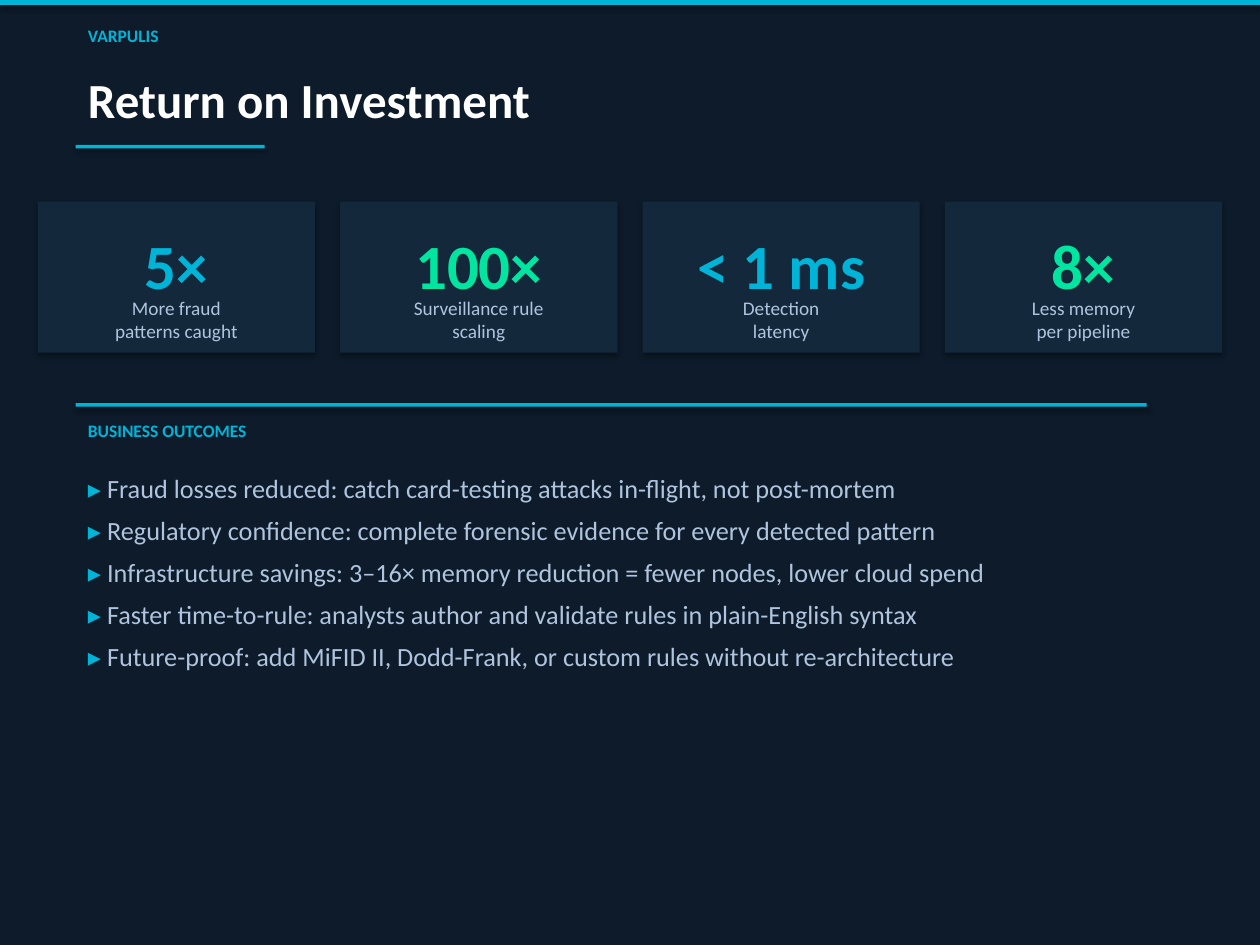
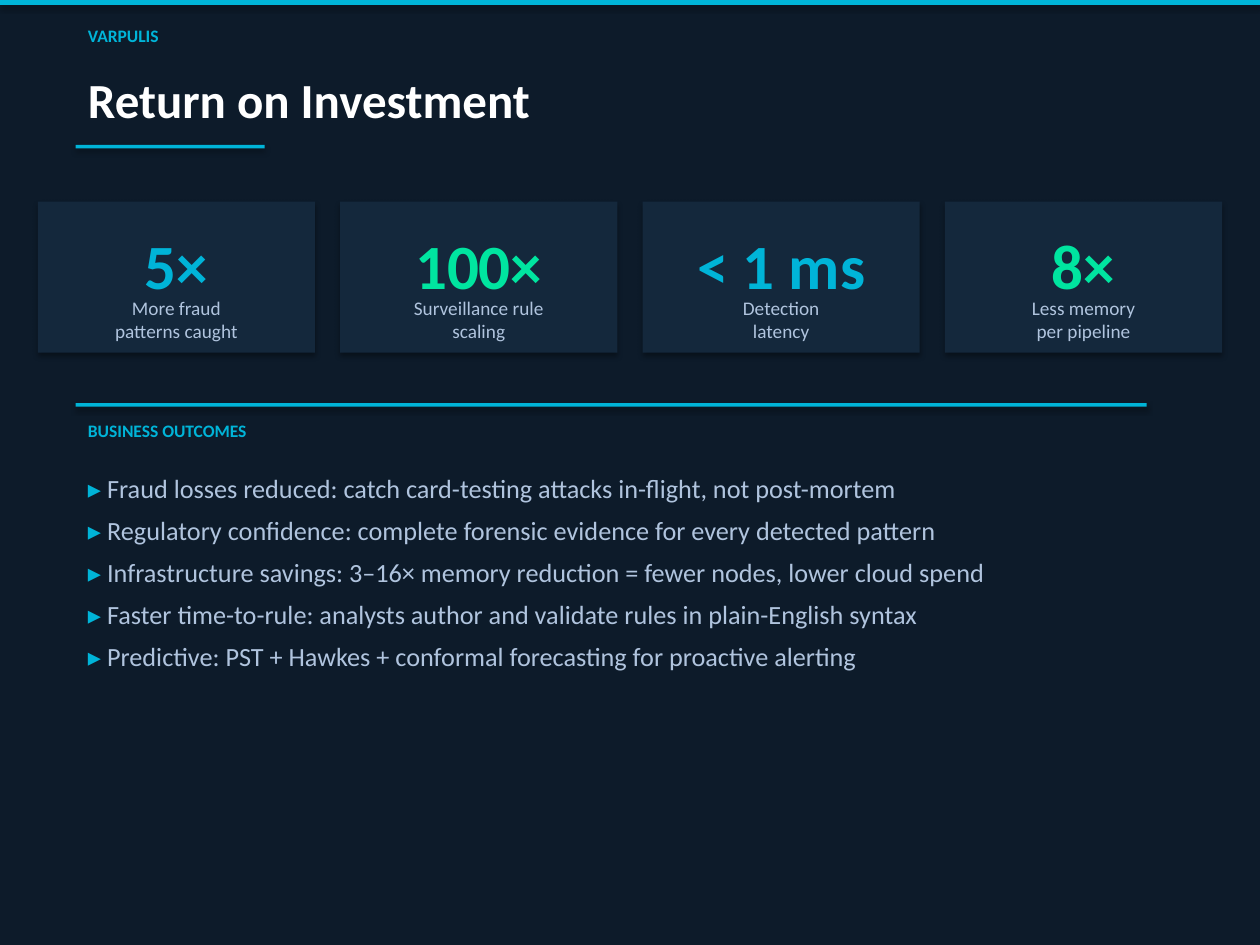
Before and after one commit to varpulis/varpulis, a slide deck: slide 10 of presentations/Varpulis_Financial_Services.pptx (slide 9 before the commit). Drawn at 1260x945 pixels with LibreOffice and Linux fonts; fonts in the diff are those of the drawing. Boxes give left, top, right and bottom in pixels: in the first picture for what was removed or moved away, otherwise in the second. Text is boxed around its words. In the diff, an @@ line names an element or a change of style, - is before the commit and + after.

```diff
--- a/presentations/Varpulis_Financial_Services.pptx
+++ b/presentations/Varpulis_Financial_Services.pptx
@@ text at (107,648,855,671): text changed @@
-▸ Future-proof: add MiFID II, Dodd-Frank, or custom rules without re-architecture
+▸ Predictive: PST + Hawkes + conformal forecasting for proactive alerting
```
Also in this commit, not shown: 1 other slide changed, 2 slides added, 2 other files.
